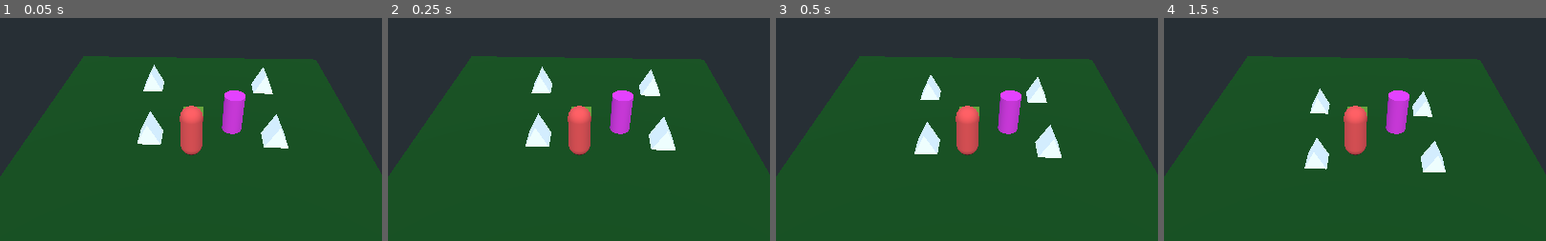
Above: before the commit, frames 1-4 (left to right).
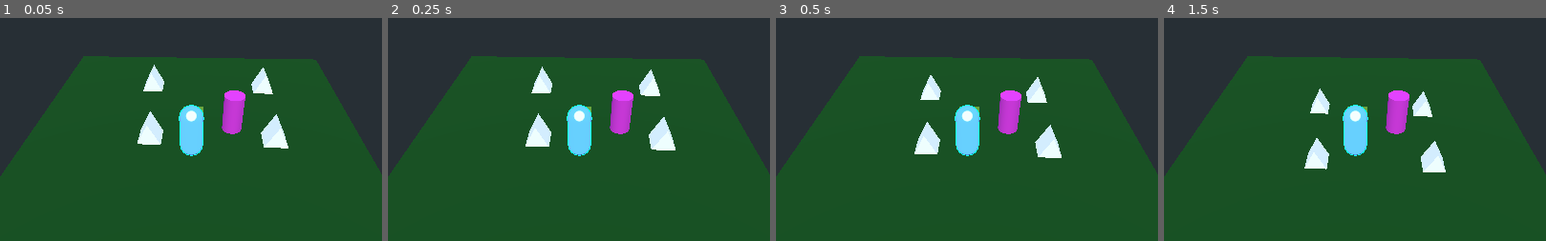
Above: after the commit, the same moments.

Repository: KiloLiuton/FooCraft
Game: Godot game, scene res://map.tscn
The game is run twice, just before and just after one commit, with the same random seed, the same clock (stepped at 60 frames per second) and the same inputs.
Inputs (mouse positions are % of the whole screen's width and height, from its top left):
- Up to frame 1 (0.05 s): no input
- Up to frame 2 (0.25 s): no input
- Up to frame 3 (0.5 s): no input
- Up to frame 4 (1.5 s): move the mouse to (72, 45) at 0.52 s; click (72, 45) at 0.67 s; tap Enter at 1.25 s; move the mouse to (30, 55) at 1.27 s; click (30, 55) at 1.42 s
The pictures show only the part of the screen within x 26-76%, y 20-70%; the shares and areas given below are measured in that part.

The runs differ from the first frame. In frame 1, 1.3% of the frame differs, in the area x 46-54%, y 38-62%; in frame 2, 1.3%; in frame 3, 1.3%; in frame 4, 1.3%.

Commit message:
add visual drawing of the path

Diff:
--- a/map.tscn
+++ b/map.tscn
@@ -1,7 +1,7 @@
 [gd_scene load_steps=15 format=2]
 
-[ext_resource path="res://player.tscn" type="PackedScene" id=1]
-[ext_resource path="res://player.gd" type="Script" id=2]
+[ext_resource path="res://unit.tscn" type="PackedScene" id=1]
+[ext_resource path="res://unit.gd" type="Script" id=2]
 
 [sub_resource type="NavigationMesh" id=1]
 vertices = PoolVector3Array( -9.1504, 2.22236, -15.6504, -15.6504, 2.22236, -15.6504, -15.6504, 2.22236, -8.1504, -15.6 …(1202 unchanged characters)…
@@ -38,7 +38,7 @@
 
 [node name="Navigation" type="Navigation" parent="."]
 
-[node name="player" parent="Navigation" instance=ExtResource( 1 )]
+[node name="unit" parent="Navigation" instance=ExtResource( 1 )]
 transform = Transform( 1, 0, 0, 0, 1, 0, 0, 0, 1, 0, 2.53915, 4.02144 )
 script = ExtResource( 2 )
 
@@ -128,3 +128,5 @@
 [node name="CollisionShape" type="CollisionShape" parent="rock4"]
 transform = Transform( 0.625353, 0, 0, 0, 0.8519, 0, 0, 0, 1, 0, -0.191159, 0 )
 shape = SubResource( 12 )
+
+[node name="draw" type="ImmediateGeometry" parent="."]
--- a/player.tscn
+++ /dev/null
@@ -1,22 +0,0 @@
-[gd_scene load_steps=4 format=2]
-
-[sub_resource type="SpatialMaterial" id=1]
-albedo_color = Color( 0.882353, 0.290196, 0.290196, 1 )
-
-[sub_resource type="CapsuleMesh" id=2]
-material = SubResource( 1 )
-mid_height = 3.0
-
-[sub_resource type="CapsuleShape" id=3]
-height = 2.96427
-
-[node name="player" type="KinematicBody"]
-
-[node name="MeshInstance" type="MeshInstance" parent="."]
-transform = Transform( 1, 0, 0, 0, -1.62921e-07, -1, 0, 1, -1.62921e-07, 0, 0, 0 )
-mesh = SubResource( 2 )
-material/0 = null
-
-[node name="CollisionShape" type="CollisionShape" parent="."]
-transform = Transform( 1, 0, 0, 0, -1.62921e-07, -1, 0, 1, -1.62921e-07, 0, 0, 0 )
-shape = SubResource( 3 )
--- a/player.gd
+++ b/unit.gd
@@ -5,11 +5,17 @@
 var speed = 10
 var begin = Vector3()
 var end = Vector3()
+var draw_path = true
 
 onready var nav = get_parent()
 
+var m = SpatialMaterial.new()
+
 func _ready():
-	pass # Replace with function body.
+	set_process_input(true)
+	m.flags_unshaded = true
+	m.flags_use_point_size = true
+	m.albedo_color = Color.white
 
 func _physics_process(delta):
 	if path_node < path.size():
@@ -23,16 +29,29 @@
 	path = nav.get_simple_path(global_transform.origin, target_pos)
 	path_node = 0
 
+	if draw_path:
+		var im = get_node("../../draw")
+		im.set_material_override(m)
+		im.clear()
+		im.begin(Mesh.PRIMITIVE_POINTS, null)
+		im.add_vertex(begin)
+		im.add_vertex(end)
+		im.end()
+		im.begin(Mesh.PRIMITIVE_LINE_STRIP, null)
+		for x in path:
+			im.add_vertex(x)
+		im.end()
+
 func _unhandled_input(event):
 
 	if event is InputEventMouseButton and event.button_index == BUTTON_RIGHT and event.pressed:
-		print("FOO")
 		var raylength = 200
 		var camera = get_node("../../CameraBase/Camera")
 		var rayfrom = camera.project_ray_origin(event.position)
-		var rayto = rayfrom + camera.project_ray_normal(event.position) * raylength
-		var p = nav.get_closest_point_to_segment(rayfrom, rayto)
+		var raydir = rayfrom + camera.project_ray_normal(event.position) * raylength
+		var p = nav.get_closest_point_to_segment(rayfrom, raydir)
 
 		begin = nav.get_closest_point(get_translation())
 		end = p
 		move_to(p)
+		print("Walking to: ", end)
--- /dev/null
+++ b/unit.tscn
@@ -0,0 +1,33 @@
+[gd_scene load_steps=5 format=2]
+
+[sub_resource type="CapsuleMesh" id=2]
+mid_height = 3.0
+
+[sub_resource type="SpatialMaterial" id=5]
+flags_unshaded = true
+params_cull_mode = 1
+params_grow = true
+params_grow_amount = 0.08
+albedo_color = Color( 0.054902, 1, 0.933333, 1 )
+
+[sub_resource type="SpatialMaterial" id=3]
+next_pass = SubResource( 5 )
+params_diffuse_mode = 4
+params_specular_mode = 3
+albedo_color = Color( 0.223529, 0.462745, 0.741176, 1 )
+metallic_specular = 0.4
+roughness = 0.22
+
+[sub_resource type="CapsuleShape" id=4]
+height = 2.96427
+
+[node name="unit" type="KinematicBody"]
+
+[node name="MeshInstance" type="MeshInstance" parent="."]
+transform = Transform( 1, 0, 0, 0, -1.62921e-07, -1, 0, 1, -1.62921e-07, 0, 0, 0 )
+mesh = SubResource( 2 )
+material/0 = SubResource( 3 )
+
+[node name="CollisionShape" type="CollisionShape" parent="."]
+transform = Transform( 1, 0, 0, 0, -1.62921e-07, -1, 0, 1, -1.62921e-07, 0, 0, 0 )
+shape = SubResource( 4 )
